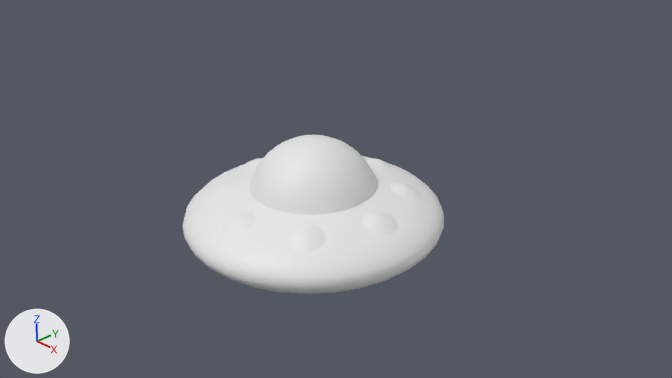
What one commit did to the Blender file Ufo-ogrodnik/Assets/Models/ufo_fail.blend.
Camera for both pictures: the file's camera 'Camera'. Arrows for +X, +Y and +Z are at lower left; the lights stay in place.

In view in the first picture: 'obwod nowy'.
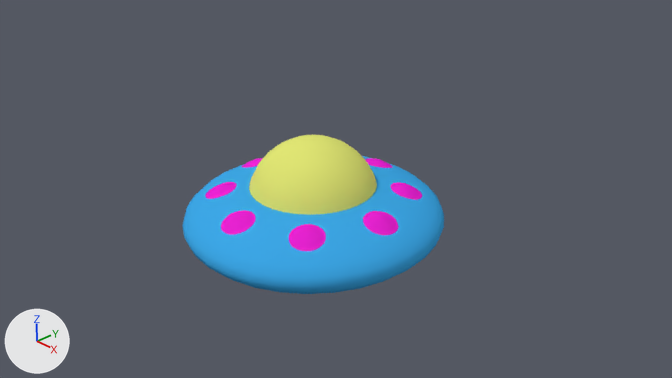
Patch to the scene script:
```diff
--- a/Ufo-ogrodnik/Assets/Models/ufo_fail.blend.py
+++ b/Ufo-ogrodnik/Assets/Models/ufo_fail.blend.py
@@ mat_material @@
+mat_material = diffuse_material('Material')
+mat_material.base_color = (0.0469, 0.39, 0.8)  # blue #3da8e7
@@ mat_material_004 @@
+mat_material_004 = diffuse_material('Material.004')
+mat_material_004.base_color = (0.8, 0.0564, 0.0427)  # red #e7433a
@@ mat_material_005 @@
+mat_material_005 = diffuse_material('Material.005')
+mat_material_005.base_color = (0.8, 0.214, 0.0263)  # orange #e77f2d
@@ mat_material_002 @@
+mat_material_002 = diffuse_material('Material.002')
+mat_material_002.base_color = (0.76, 0.8, 0.177)  # yellow #e2e775
@@ mat_material_003 @@
+mat_material_003 = diffuse_material('Material.003')
+mat_material_003.base_color = (0.0279, 0.8, 0.217)  # green #2fe780
@@ mat_material_001 @@
+mat_material_001 = diffuse_material('Material.001')
+mat_material_001.base_color = (0.8, 0.0169, 0.639)  # pink #e723d1
@@ mat_material_006 @@
+mat_material_006 = diffuse_material('Material.006')
+mat_material_006.base_color = (1.0, 0.337, 0.455)  # pink #ff9db4
@@ me_sphere_003 @@
 me_sphere_003.from_pydata(...)  # 2969 vertices, 2312 faces, 1 loose edge; spans x -1.0..1.0, y -1.0..1.0, z -0.61..1.22
 # used by ob_obwod_nowy; location = (0.0, 0.0, 0.0); scale = (1.98, 1.98, 1.0)
+# me_sphere_003 part 1: 440 of the faces centred in x -0.98..0.98, y -0.98..0.98, z -0.53..0.5 switch from no material to mat_material (blue #3da8e7)
+# me_sphere_003 part 2: 816 of the faces centred in x -0.81..0.81, y -0.81..0.81, z 0.35..0.48 switch from no material to mat_material_001 (pink #e723d1)
+# me_sphere_003 part 3: all 224 faces centred in x -0.47..0.47, y -0.47..0.47, z 0.55..1.21 switch from no material to mat_material_002 (yellow #e2e775)
+me_sphere_003.materials.append(mat_material_003)  # green #2fe780
+me_sphere_003.materials.append(mat_material_004)  # red #e7433a
+me_sphere_003.materials.append(mat_material_005)  # orange #e77f2d
+me_sphere_003.materials.append(mat_material_006)  # pink #ff9db4
```

Changed parts and their boxes [x1, y1, x2, y2] in the pictures (672 x 378 px):
part 1 of me_sphere_003, recoloured (white to blue)
    both: [182, 156, 444, 294]
part 2 of me_sphere_003, recoloured (white to pink)
    both: [205, 158, 422, 251]
part 3 of me_sphere_003, recoloured (white to yellow)
    both: [249, 135, 377, 215]
